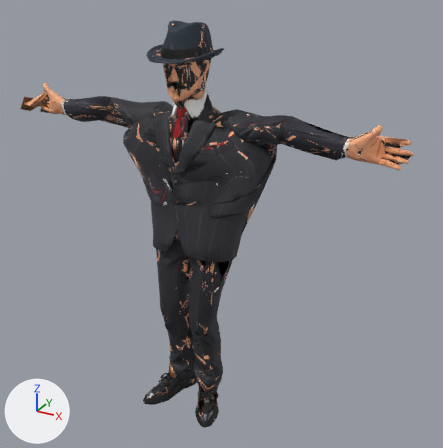
One commit to the glTF model packages/client/public/characters/meshy_dapper.glb: the scene before it, then after it.
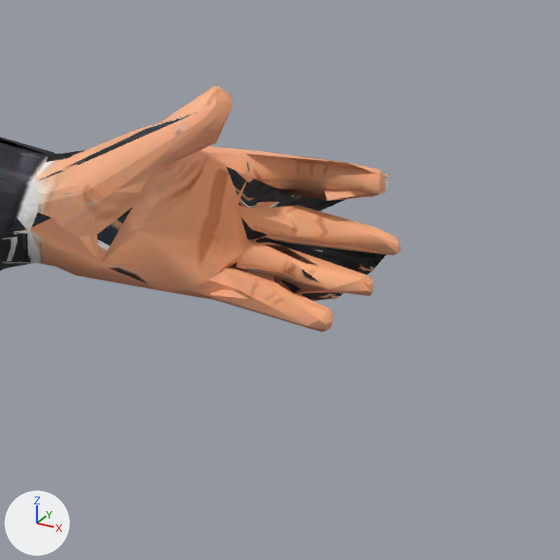
There are two pictures of each version: one whole from a camera (50 mm lens) standing at (1.345, -2.09, 2.071) and looking at (0.113, 0.152, 0.95), one close up on the part from 77% to 100% of the width and 24% to 47% of the height. Lighting does not change. The marker at lower left points along +X, +Y and +Z. The last two pictures show the newer version. Vertices at exactly the same position are counted once.

In view in the first close-up: 'meshy_dapper', 'meshy_dapper_lod'.
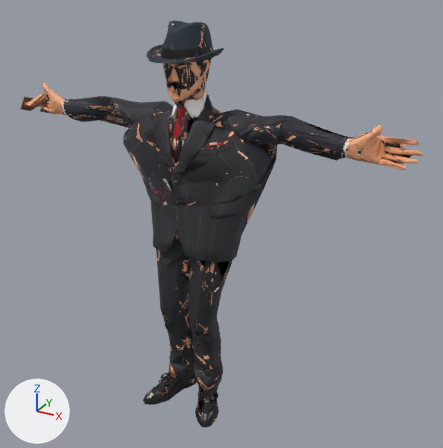
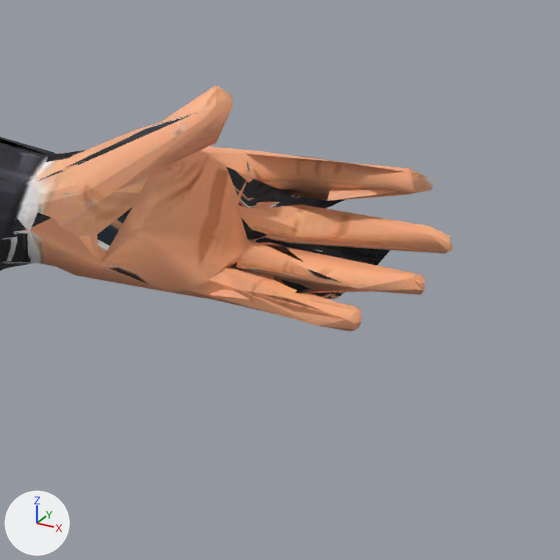
What differs and where, as boxes (x1, y1, x2, y2) in the close-ups (560 x 560 px; the box of a moved part takes in the faces that stretch with it):
'meshy_dapper', reshaped
    before: (0, 86, 401, 332)
    after: (0, 86, 453, 331)
part 1 of me_meshy_dapper, moved or reshaped
    before: (208, 157, 401, 332)
    after: (208, 158, 453, 331)

Patch to the scene script:
```diff
--- a/packages/client/public/characters/meshy_dapper.glb.py
+++ b/packages/client/public/characters/meshy_dapper.glb.py
@@ me_meshy_dapper @@
 # used by ob_meshy_dapper; location = (0.0, 0.0, 0.0)
-me_meshy_dapper.from_pydata(...)  # 3856 vertices, 7734 faces; spans x -0.95..0.93, y -0.12..0.27, z 0.0..1.83
+me_meshy_dapper.from_pydata(...)  # 3856 vertices, 7734 faces; spans x -0.95..0.96, y -0.12..0.27, z 0.0..1.83
+# me_meshy_dapper part 1: 51 of the vertices in x 0.88..0.93, y 0.05..0.11, z 1.36..1.46 are scaled about their middle by (1.54, 0.984, 1.02), then moved by (0.03, 0.0, 0.01)
 me_meshy_dapper.materials.append(mat_mi_meshy_meshy_dapper)
```
